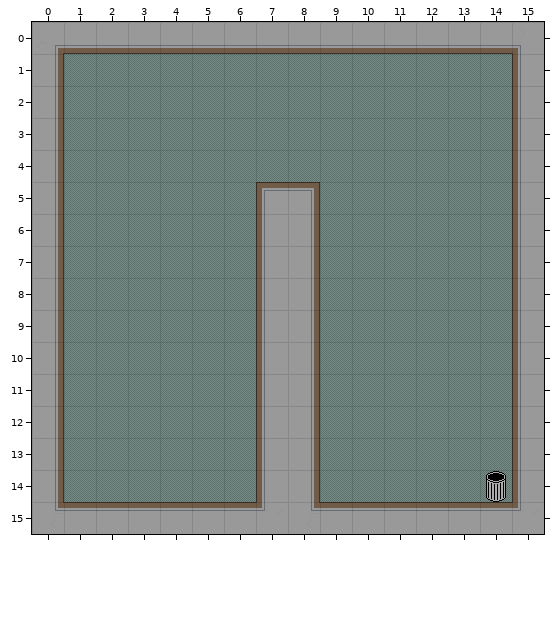
One commit to this Tiled map: core/assets/Maps/easymap2.tmx. Above: the version before the commit.
Cells are 32x32 px. Shown: x 0..15, y 0..15.
Once edited:
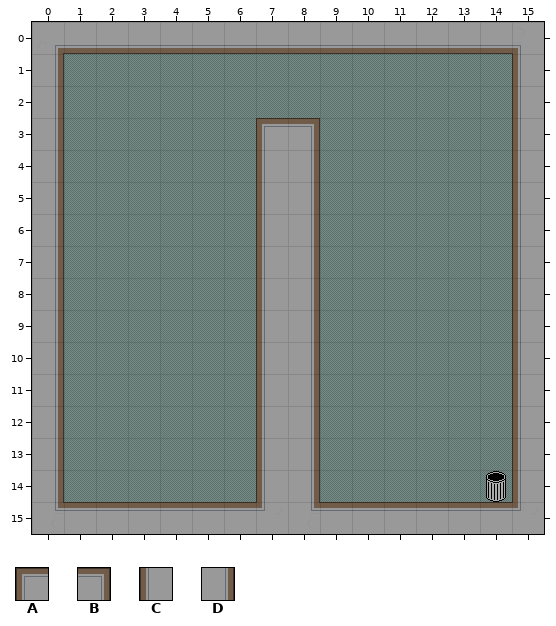
Key: from "oltile": A 6, B 7, C 18, D 19.
_ is an empty cell.
Tiles replaced or removed in this view: A, B.
What changed:
Changed rows in their new state; . is an unchanged cell.
Layer "Tile Layer 1":
first column x 7:
 3 AB
 4 CD
 5 CD
